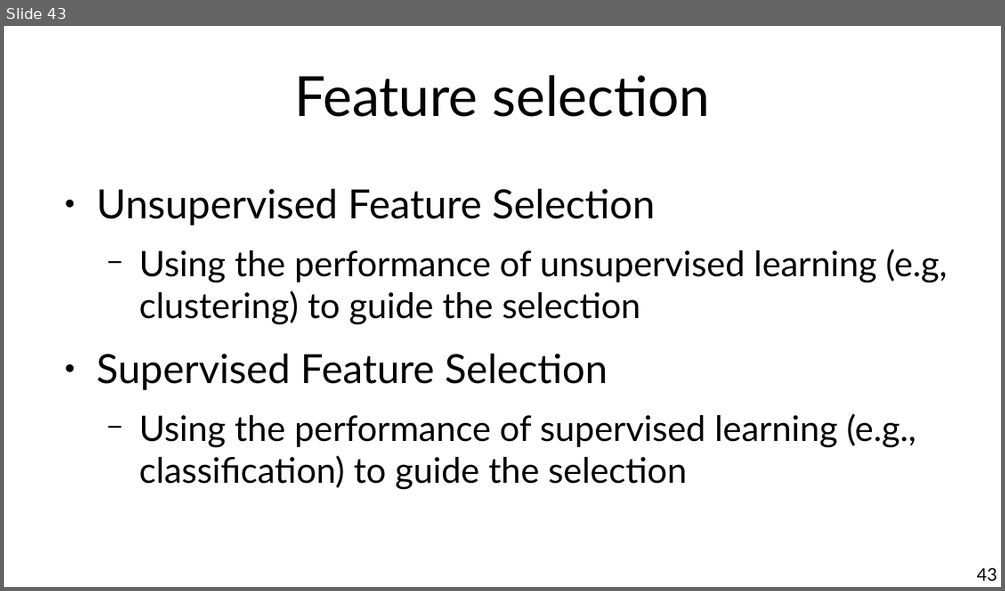
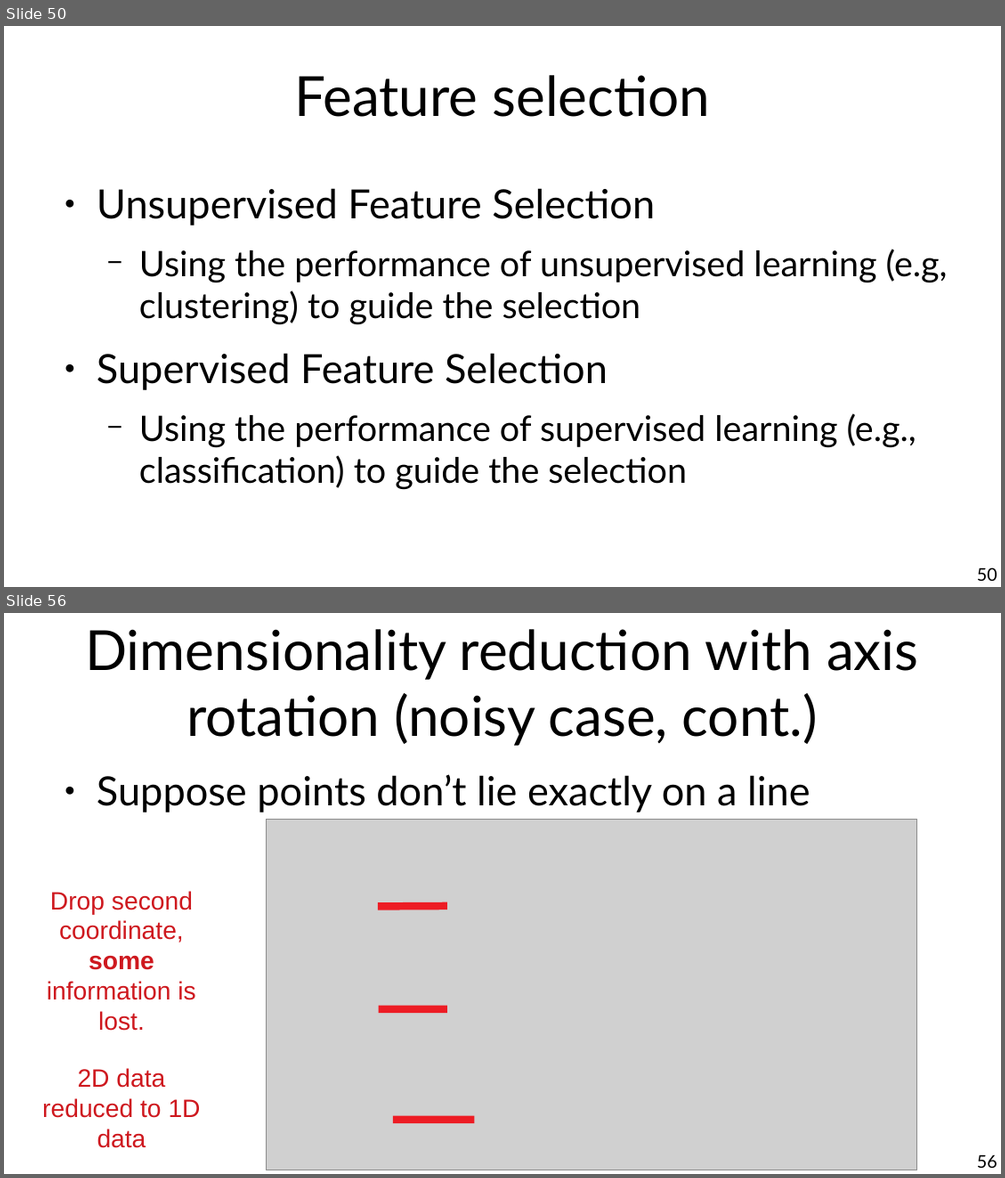
Before and after one commit to chatox/data-mining-course, a slide deck: theory/tt02_data_preparation.odp. Shown one above the other, each under a label of ours: slide 43 before the commit, slides 50 and 56 after it; the slides between them are not shown. The pictures are 1005x591 and 1005x1178 pixels, drawn with LibreOffice and Linux fonts; fonts in the diff are those of the drawing; grey boxes stand for pictures. Boxes give left, top, right and bottom in pixels: in the first picture for what was removed or moved away, otherwise in the second. Text is boxed around its words. In the diff, an @@ line names an element or a change of style, - is before the commit and + after.

Commit message:
Data prep ready

```diff
--- a/theory/tt02_data_preparation.odp
+++ b/theory/tt02_data_preparation.odp
@@ slide 56 added at [4, 613, 1001, 1174], background #FFFFFF @@
@@ title added at [85, 629, 919, 746], 44 pt, text #000000 @@
+Dimensionality reduction with axis rotation (noisy case, cont.)
@@ text added at [97, 774, 810, 812], 32 pt, text #000000 @@
+● Suppose points don’t lie exactly on a line
@@ picture added at [267, 819, 917, 1170] @@
@@ text added at [42, 891, 201, 1148], 20 pt, text #CE181E @@
+Drop second coordinate, some information is lost.
+2D data reduced to 1D data
@@ line added from (378, 906) to (447, 906), #ED1C24 6.01 pt @@
@@ line added from (379, 1009) to (447, 1009), #ED1C24 6.01 pt @@
@@ line added from (393, 1119) to (474, 1119), #ED1C24 6.01 pt @@
@@ page number added at [977, 1155, 997, 1167], 14 pt, text #000000 @@
+56
@@ what was slide 43 is now slide 50 @@
@@ page number at [977, 567, 997, 580]: text changed @@
-43
+50
```
Also in this commit, not shown: 2 slides changed, 18 other slides added.
